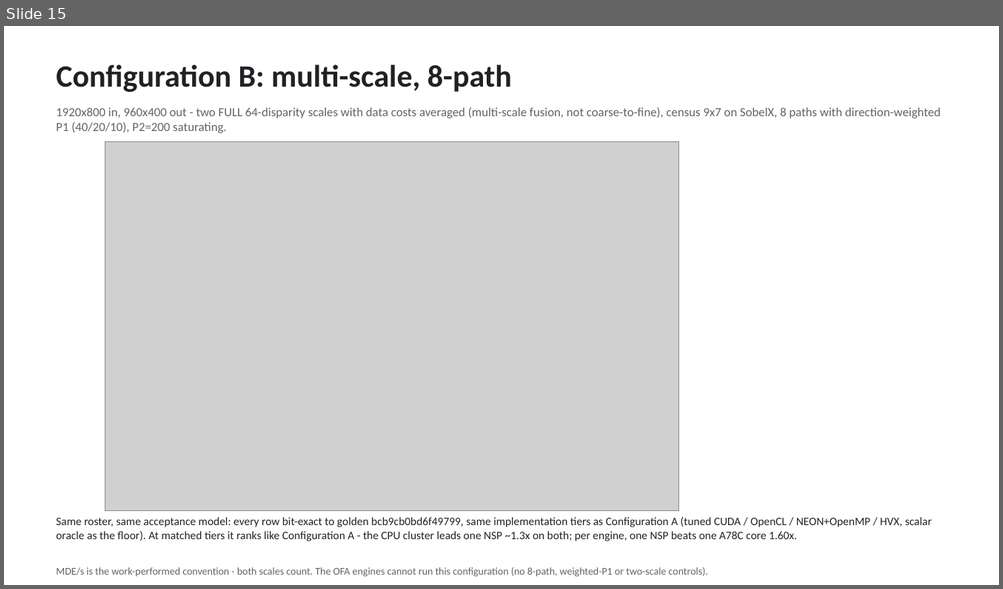
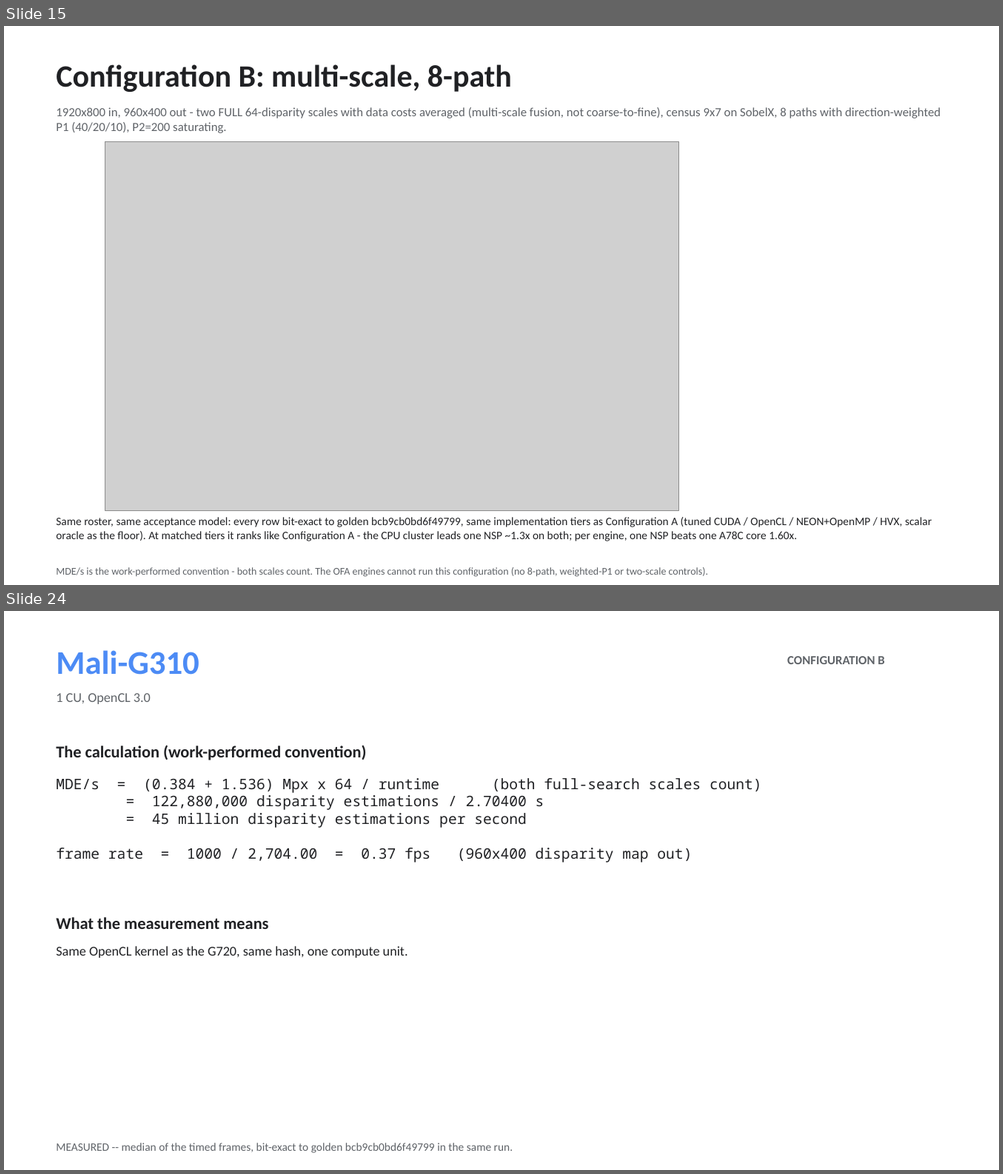
Before and after one commit to kylefoxaustin/sgm-bench, a slide deck: docs/sgm-results.pptx. Shown one above the other, each under a label of ours: slide 15 before the commit, slides 15 and 24 after it; the slides between them are not shown. The pictures are 1003x589 and 1003x1174 pixels, drawn with LibreOffice and Linux fonts; fonts in the diff are those of the drawing; grey boxes stand for pictures. Boxes give left, top, right and bottom in pixels: in the first picture for what was removed or moved away, otherwise in the second. Text is boxed around its words. In the diff, an @@ line names an element or a change of style, - is before the commit and + after.

Commit message:
deck: full per-unit complement for Configuration B (25 slides)
Every Configuration B target gets the same treatment the primary
configuration's units get -- the work-convention arithmetic that produced its
number, then what the measurement means: the generic 8-direction CUDA path
kernel, the A78C tier-artifact correction, the NSP's chain-band diagonals and
the argmin-key lesson, the saturating NEON step, and the oracle's pinned
choices. Deck reads A summary / A units / real imagery / B chart / B units.

```diff
--- a/docs/sgm-results.pptx
+++ b/docs/sgm-results.pptx
@@ slide 24 added at (4, 611, 999, 1170), background #FFFFFF @@
@@ text added at (56, 650, 199, 675), 32 pt, text #4C8BF5, bold @@
+Mali-G310
@@ text added at (787, 656, 884, 664), 12 pt, text #5F6368, bold @@
+CONFIGURATION B
@@ text added at (56, 693, 151, 704), 13 pt, text #5F6368 @@
+1 CU, OpenCL 3.0
@@ text added at (56, 745, 366, 760), 16 pt, text #202124, bold @@
+The calculation (work-performed convention)
@@ text added at (56, 778, 762, 863), 14 pt, text #202124 @@
+MDE/s = (0.384 + 1.536) Mpx x 64 / runtime (both full-search scales count)
+= 122,880,000 disparity estimations / 2.70400 s
+= 45 million disparity estimations per second
+frame rate = 1000 / 2,704.00 = 0.37 fps (960x400 disparity map out)
@@ text added at (56, 917, 268, 929), 16 pt, text #202124, bold @@
+What the measurement means
@@ text added at (56, 946, 408, 958), 13 pt, text #202124 @@
+Same OpenCL kernel as the G720, same hash, one compute unit.
@@ text added at (56, 1143, 512, 1153), 11 pt, text #5F6368 @@
+MEASURED -- median of the timed frames, bit-exact to golden bcb9cb0bd6f49799 in the same run.
```
Also in this commit, not shown: 9 other slides added, 1 other file.
